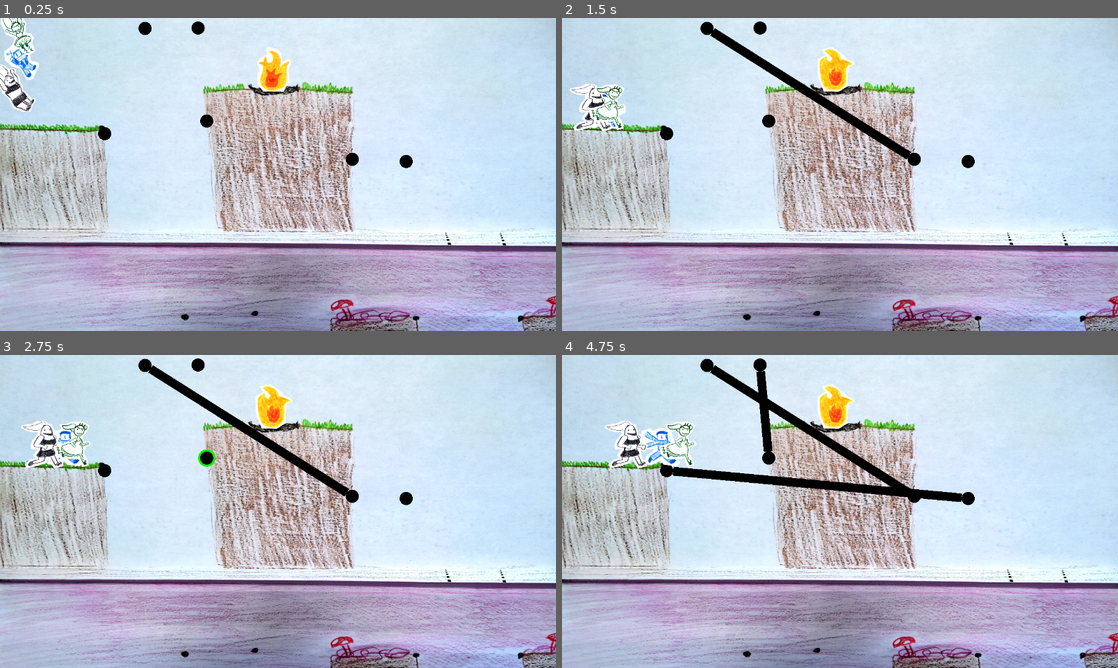
Above: before the commit, frames 1-4 (two rows, left to right).
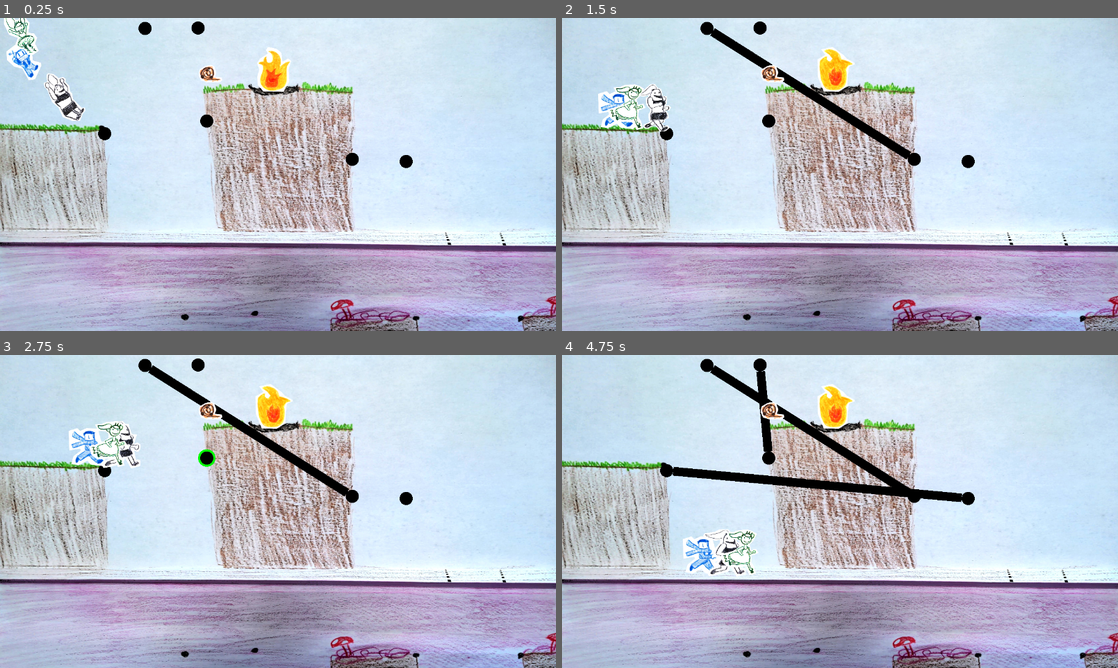
Above: after the commit, the same moments.

Repository: lambdaloop/crinkle-in-time
Game: Godot game, scene res://level1.tscn
Two runs of this game, one before a commit and one after it. Both use one fixed random seed, a clock stepped at 60 frames per second and the inputs below.
Inputs (mouse positions are in pixels of both pictures, inside the frame that each line leads up to):
- Up to frame 1 (0.25 s): no input
- Up to frame 2 (1.5 s): move the mouse to (706, 27) at 0.52 s; hold Right (ui_right) from 0.53 s (still down); click (706, 27) at 0.67 s; tap Up (ui_up) at 0.77 s; move the mouse to (912, 158) at 1.27 s; click (912, 158) at 1.42 s
- Up to frame 3 (2.75 s): tap Up (ui_up) at 1.52 s; move the mouse to (205, 458) at 2.02 s; release Right (ui_right) at 2.03 s; hold Left (ui_left) from 2.03 s (still down); click (205, 458) at 2.17 s
- Up to frame 4 (4.75 s): move the mouse to (762, 364) at 2.77 s; release Left (ui_left) at 2.78 s; hold Right (ui_right) 2.78-4.28 s; click (762, 364) at 2.92 s; tap Up (ui_up) at 3.02, 3.77, 4.52 s; move the mouse to (967, 498) at 3.52 s; click (967, 498) at 3.67 s; move the mouse to (667, 470) at 4.27 s; hold Left (ui_left) from 4.28 s (still down); click (667, 470) at 4.42 s

The runs differ from the first frame. In frame 1, 1.9% of the frame differs, in the area x 0-40%, y 0-33%; in frame 2, 2.0%; in frame 3, 2.5%; in frame 4, 3.2%, in the area x 7-40%, y 14-71%.

Commit message:
ladder!!

Diff:
--- a/fire.tscn
+++ b/fire.tscn
@@ -34,6 +34,7 @@
 shape = SubResource("RectangleShape2D_pn6w6")
 
 [node name="StaticBody2D" type="StaticBody2D" parent="."]
+collision_layer = 4
 
 [node name="CollisionShape2D" type="CollisionShape2D" parent="StaticBody2D"]
 position = Vector2(-4, 13.875)
--- a/jane.gd
+++ b/jane.gd
@@ -1,19 +1,19 @@
 extends Player
-class_name Jane
+#class_name Jane
 
 
 @onready var _animation_player = $AnimatedSprite2D
 
 func _physics_process(delta):
     # Handle jump.
-    velocity.x = 25
+    velocity.x = 50
     super._physics_process(delta)
 
 
 
 
 func _on_area_2d_area_entered(area):
-    print(area.name)
+    #print(area.name)
     if area.name == "testarea":
         print("test")
         get_parent().background.texture = load("res://assets/background-1A-filtered-cut.jpg")
--- a/jane.tscn
+++ b/jane.tscn
@@ -123,9 +123,9 @@
 [node name="CollisionShape2D" type="CollisionShape2D" parent="."]
 shape = SubResource("RectangleShape2D_ly8cx")
 
-[node name="Area2D" type="Area2D" parent="."]
+[node name="areajane" type="Area2D" parent="."]
 
-[node name="CollisionShape2D" type="CollisionShape2D" parent="Area2D"]
+[node name="CollisionShape2D" type="CollisionShape2D" parent="areajane"]
 shape = SubResource("RectangleShape2D_ly8cx")
 
-[connection signal="area_entered" from="Area2D" to="." method="_on_area_2d_area_entered"]
+[connection signal="area_entered" from="areajane" to="." method="_on_area_2d_area_entered"]
--- /dev/null
+++ b/ladder.gd
@@ -0,0 +1,35 @@
+extends Node2D
+
+@onready var _animation_player = $AnimatedSprite2D
+
+var folded = true
+
+# Called when the node enters the scene tree for the first time.
+func _ready():
+    pass # Replace with function body.
+
+
+# Called every frame. 'delta' is the elapsed time since the previous frame.
+func _process(delta):
+    pass
+
+
+func _on_unfold_body_entered(body):
+    print("body entered: ", body.name)
+
+
+func _on_unfold_area_entered(area):
+    print("area entered: ", area.name)
+    if folded and area.get_parent() is Player:
+        unfold()
+
+func unfold():
+    _animation_player.play("defold")
+    folded = false
+    for area in $climb.get_overlapping_areas():
+        _on_climb_area_entered(area)
+
+func _on_climb_area_entered(area):
+    var parent = area.get_parent()
+    if parent is Player:
+        parent.climb()
--- a/ladder.tscn
+++ b/ladder.tscn
@@ -1,6 +1,7 @@
-[gd_scene load_steps=5 format=3 uid="uid://bl8ivp7q774hf"]
+[gd_scene load_steps=8 format=3 uid="uid://bl8ivp7q774hf"]
 
 [ext_resource type="Texture2D" uid="uid://7lfxcy7wmbx3" path="res://assets/item-sprites/ladder-folded.png" id="1_mtwkk"]
+[ext_resource type="Script" path="res://ladder.gd" id="1_uca3m"]
 [ext_resource type="Texture2D" uid="uid://brny5nn7e8oim" path="res://assets/item-sprites/ladder-unfolds- intermediate.png" id="2_qpa4v"]
 [ext_resource type="Texture2D" uid="uid://be3ijnesoe6c7" path="res://assets/item-sprites/ladder-unfolded.png" id="3_xxxru"]
 
@@ -24,9 +25,9 @@
 "duration": 1.0,
 "texture": ExtResource("3_xxxru")
 }],
-"loop": true,
+"loop": false,
 "name": &"defold",
-"speed": 0.5
+"speed": 2.0
 }, {
 "frames": [{
 "duration": 1.0,
@@ -37,14 +38,35 @@
 "speed": 5.0
 }]
 
-[node name="ladder" type="Area2D"]
+[sub_resource type="RectangleShape2D" id="RectangleShape2D_cuke2"]
+size = Vector2(99, 79)
 
-[node name="CollisionShape2D" type="CollisionShape2D" parent="."]
+[sub_resource type="RectangleShape2D" id="RectangleShape2D_37s4v"]
+size = Vector2(32, 142)
+
+[node name="ladder" type="Node2D"]
+script = ExtResource("1_uca3m")
 
 [node name="AnimatedSprite2D" type="AnimatedSprite2D" parent="."]
-position = Vector2(-2, -8)
-scale = Vector2(0.468254, 0.468254)
+scale = Vector2(0.323413, 0.323413)
 sprite_frames = SubResource("SpriteFrames_y3hjt")
 animation = &"defold"
 autoplay = "default"
-frame_progress = 0.889844
+frame = 2
+frame_progress = 1.0
+
+[node name="unfold" type="Area2D" parent="."]
+
+[node name="CollisionShape2D" type="CollisionShape2D" parent="unfold"]
+position = Vector2(14, -95)
+shape = SubResource("RectangleShape2D_cuke2")
+
+[node name="climb" type="Area2D" parent="."]
+
+[node name="CollisionShape2D" type="CollisionShape2D" parent="climb"]
+position = Vector2(15, 32)
+shape = SubResource("RectangleShape2D_37s4v")
+
+[connection signal="area_entered" from="unfold" to="." method="_on_unfold_area_entered"]
+[connection signal="body_entered" from="unfold" to="." method="_on_unfold_body_entered"]
+[connection signal="area_entered" from="climb" to="." method="_on_climb_area_entered"]
--- a/level1.tscn
+++ b/level1.tscn
@@ -1,12 +1,14 @@
-[gd_scene load_steps=15 format=3 uid="uid://bcom4ftm40tf6"]
+[gd_scene load_steps=17 format=3 uid="uid://bcom4ftm40tf6"]
 
+[ext_resource type="Script" path="res://level1.gd" id="1_ah5r8"]
 [ext_resource type="Texture2D" uid="uid://6oc67hil64fo" path="res://assets/background-1A-filtered.jpg" id="2_2xepe"]
 [ext_resource type="PackedScene" uid="uid://cny2s1on7gx3b" path="res://fire.tscn" id="4_3iy63"]
 [ext_resource type="PackedScene" uid="uid://bkrpr4lx481y2" path="res://connecton_template.tscn" id="5_foefw"]
 [ext_resource type="PackedScene" uid="uid://cyic1gc55csax" path="res://connection_point.tscn" id="6_6ovls"]
-[ext_resource type="PackedScene" path="res://spring.tscn" id="6_fbbrw"]
-[ext_resource type="PackedScene" path="res://jane.tscn" id="6_uxedj"]
-[ext_resource type="PackedScene" path="res://sam.tscn" id="7_lugva"]
+[ext_resource type="PackedScene" uid="uid://cs01u6j2vbyql" path="res://spring.tscn" id="6_fbbrw"]
+[ext_resource type="PackedScene" uid="uid://6hb74rhwfi6i" path="res://jane.tscn" id="6_uxedj"]
+[ext_resource type="PackedScene" uid="uid://coljpxvkppfjx" path="res://sam.tscn" id="7_lugva"]
+[ext_resource type="PackedScene" uid="uid://bl8ivp7q774hf" path="res://ladder.tscn" id="9_v74qc"]
 
 [sub_resource type="RectangleShape2D" id="RectangleShape2D_he87v"]
 size = Vector2(318, 319)
@@ -29,6 +31,7 @@
 size = Vector2(81, 67)
 
 [node name="level1" type="Node2D"]
+script = ExtResource("1_ah5r8")
 metadata/_edit_horizontal_guides_ = [-38.0]
 
 [node name="Background" type="TextureRect" parent="."]
@@ -108,8 +111,11 @@
 position = Vector2(832, 446)
 
 [node name="CollisionShape2D" type="CollisionShape2D" parent="testarea"]
-position = Vector2(52, 21)
+position = Vector2(219, 20)
 shape = SubResource("RectangleShape2D_25v4g")
+
+[node name="ladder" parent="." instance=ExtResource("9_v74qc")]
+position = Vector2(472, 228)
 
 [node name="spring" parent="." instance=ExtResource("6_fbbrw")]
 z_index = 100
@@ -118,4 +124,4 @@
 position = Vector2(40, 63)
 
 [node name="jane" parent="." instance=ExtResource("6_uxedj")]
-position = Vector2(11, 130)
+position = Vector2(138, 151)
--- a/player.gd
+++ b/player.gd
@@ -9,7 +9,12 @@
 const SPEED = 300.0
 const JUMP_VELOCITY = -400.0
 
+var is_climbing = false
+
 func _physics_process(delta):
+    if is_climbing:
+        return
+
     # Add the gravity.
     if not is_on_floor():
         velocity.y += gravity * delta
@@ -43,3 +48,14 @@
         self.velocity.x = direction * SPEED
     else:
         velocity.x = move_toward(velocity.x, 0, SPEED)
+
+func climb():
+    if is_climbing:
+        return
+    is_climbing = true
+    var tween = create_tween()
+    _animation.play("climb")
+    tween.tween_property(self, "position:y", position.y - 50, 0.5)
+    tween.tween_callback(func(): _animation.play("run"))
+    tween.chain().tween_property(self, "position:x", position.x + 60, 0.5)
+    tween.tween_callback(func(): is_climbing = false)
--- a/sam.gd
+++ b/sam.gd
@@ -1,6 +1,6 @@
 extends Player
-class_name Sam
+#class_name Sam
 
 func _physics_process(delta):
-    velocity.x = 40
+    velocity.x = 60
     super._physics_process(delta)
--- a/sam.tscn
+++ b/sam.tscn
@@ -111,6 +111,7 @@
 
 [node name="sam" type="CharacterBody2D"]
 collision_layer = 2
+collision_mask = 5
 script = ExtResource("1_bkd6v")
 
 [node name="AnimatedSprite2D" type="AnimatedSprite2D" parent="."]
--- a/spring.gd
+++ b/spring.gd
@@ -1,5 +1,5 @@
 extends Player
-class_name Spring
+#class_name Spring
 
 var jumping = false
 
@@ -7,7 +7,7 @@
     if jumping:
         move_and_slide()
         return
-    velocity.x = 50
+    velocity.x = 80
     super._physics_process(delta)
 
 func jump():
--- a/spring.tscn
+++ b/spring.tscn
@@ -62,11 +62,11 @@
 }, {
 "frames": [{
 "duration": 1.0,
-"texture": SubResource("AtlasTexture_ek4we")
+"texture": SubResource("AtlasTexture_y5sm2")
 }],
-"loop": true,
+"loop": false,
 "name": &"jump",
-"speed": 5.0
+"speed": 1.0
 }, {
 "frames": [{
 "duration": 1.0,
@@ -85,12 +85,15 @@
 
 [node name="spring" type="CharacterBody2D"]
 collision_layer = 2
+collision_mask = 5
 script = ExtResource("1_7scth")
 
 [node name="AnimatedSprite2D" type="AnimatedSprite2D" parent="."]
 scale = Vector2(0.154226, 0.154226)
 sprite_frames = SubResource("SpriteFrames_vkr0q")
+animation = &"jump"
 autoplay = "default"
+frame_progress = 1.0
 
 [node name="Area2D" type="Area2D" parent="."]
 position = Vector2(0, 0.75)
Binary file changed: assets/item-sprites/ladder-folded.png
Binary file changed: assets/item-sprites/ladder-unfolded.png
Binary file changed: assets/item-sprites/ladder-unfolds- intermediate.png
Binary file changed: source-images/item-sprites/ladder-folded.png
Binary file changed: source-images/item-sprites/ladder-unfolded.png
Binary file changed: source-images/item-sprites/ladder-unfolds- intermediate.png
Not shown: 1 places in spring.tscn that only renumber resources
Not shown, added: assets/item-sprites/ladder.xcf
Not shown, added: source-images/item-sprites/ladder.xcf
